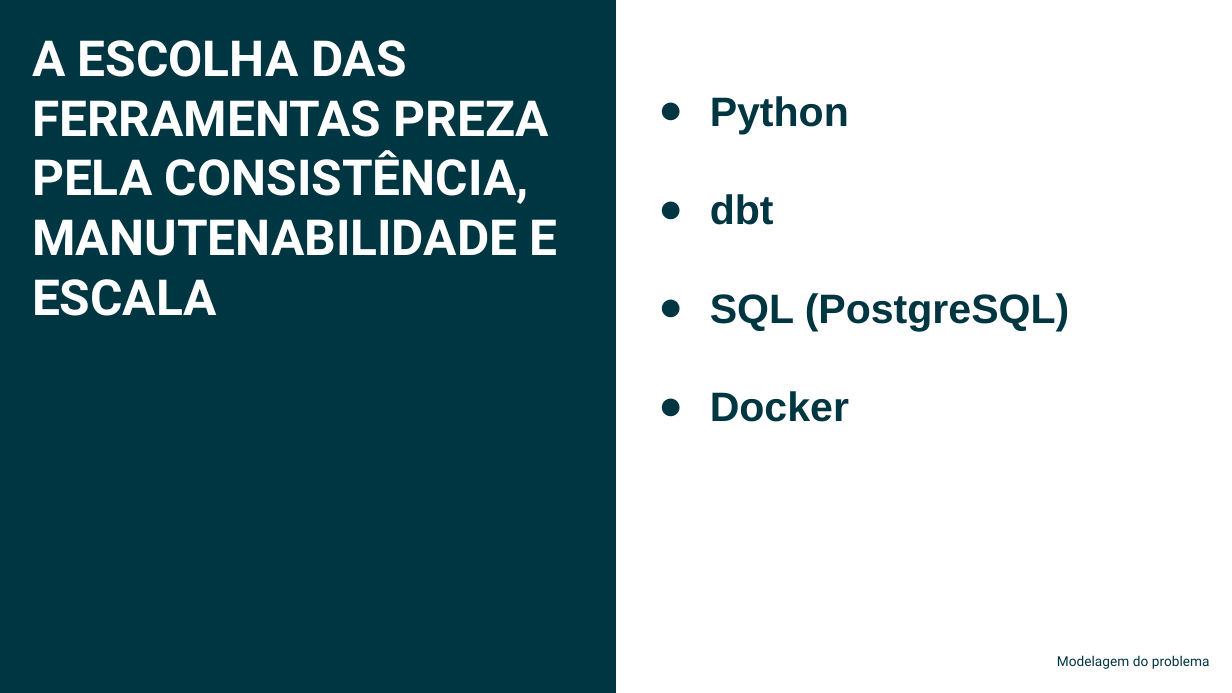
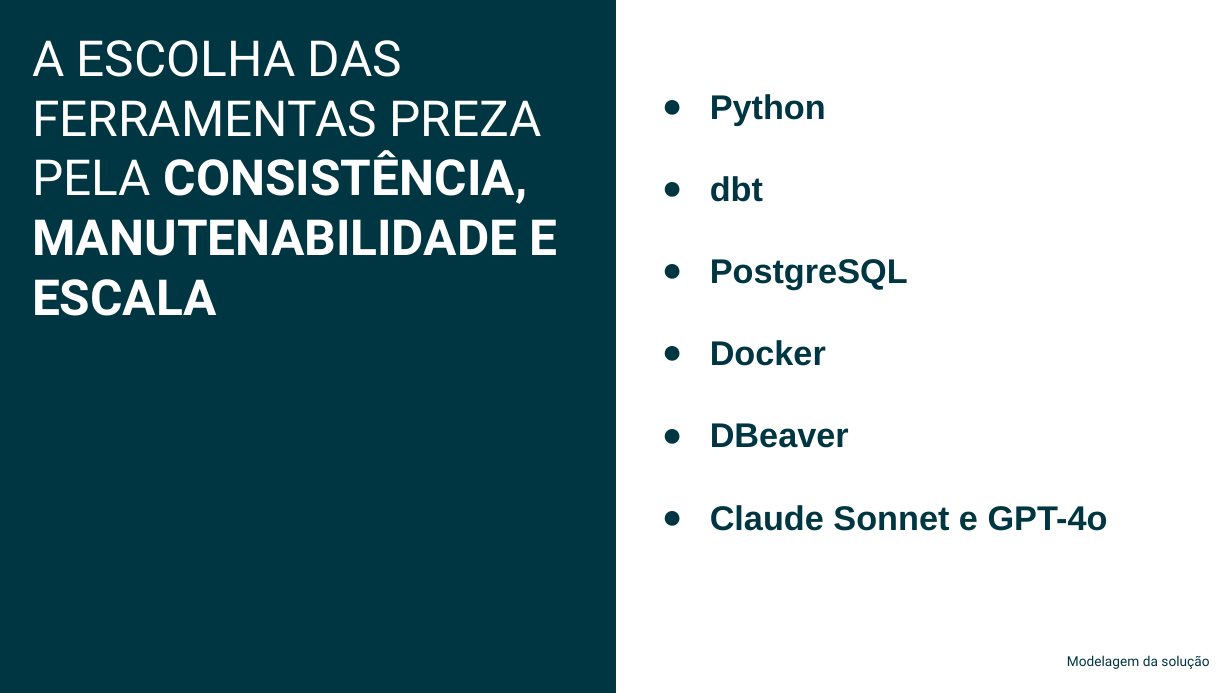
Before and after one commit to ebbonfimm/case_sicoob_coopllactia, a slide deck: slide 13 of Case Sicoob - Eduardo Bonfim.pptx. Drawn at 1232x693 pixels with LibreOffice and Linux fonts; fonts in the diff are those of the drawing. Boxes give left, top, right and bottom in pixels: in the first picture for what was removed or moved away, otherwise in the second. Text is boxed around its words. In the diff, an @@ line names an element or a change of style, - is before the commit and + after.

```diff
--- a/Case Sicoob - Eduardo Bonfim.pptx
+++ b/Case Sicoob - Eduardo Bonfim.pptx
@@ text at bbox=[32, 40, 541, 204]: bold off in "A ESCOLHA DAS FERRAMENTAS PREZA PELA" @@
@@ text at bbox=[710, 94, 826, 366]: size 24 to 20 pt in "Python", "dbt", "Docker"; indent changed @@
@@ text at bbox=[710, 259, 908, 290]: text changed; size 24 to 20 pt @@
-● SQL (PostgreSQL)
+● PostgreSQL
@@ text at bbox=[710, 423, 1108, 531]: paragraphs added @@
+● DBeaver
+● Claude Sonnet e GPT-4o
@@ text at bbox=[1067, 655, 1209, 669]: text changed @@
-Modelagem do problema
+Modelagem da solução
```
Also in this commit, not shown: 11 other slides changed.
